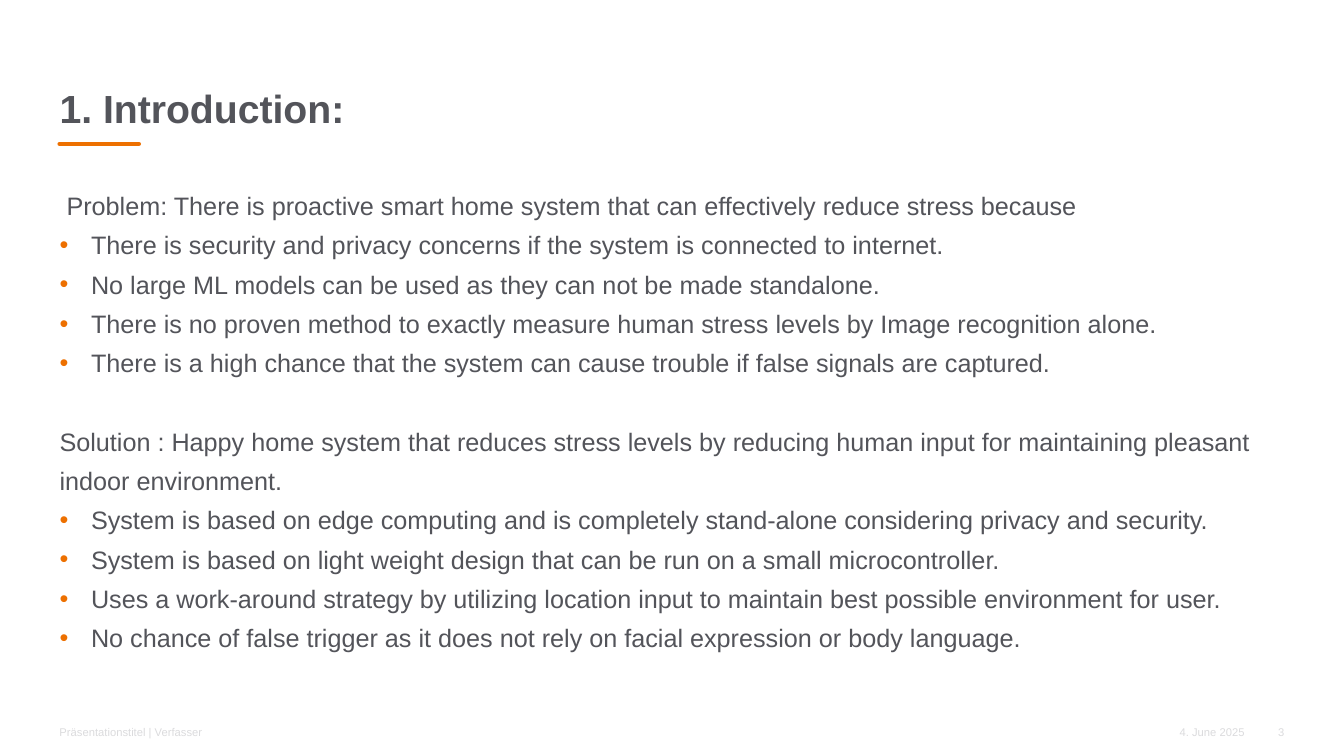
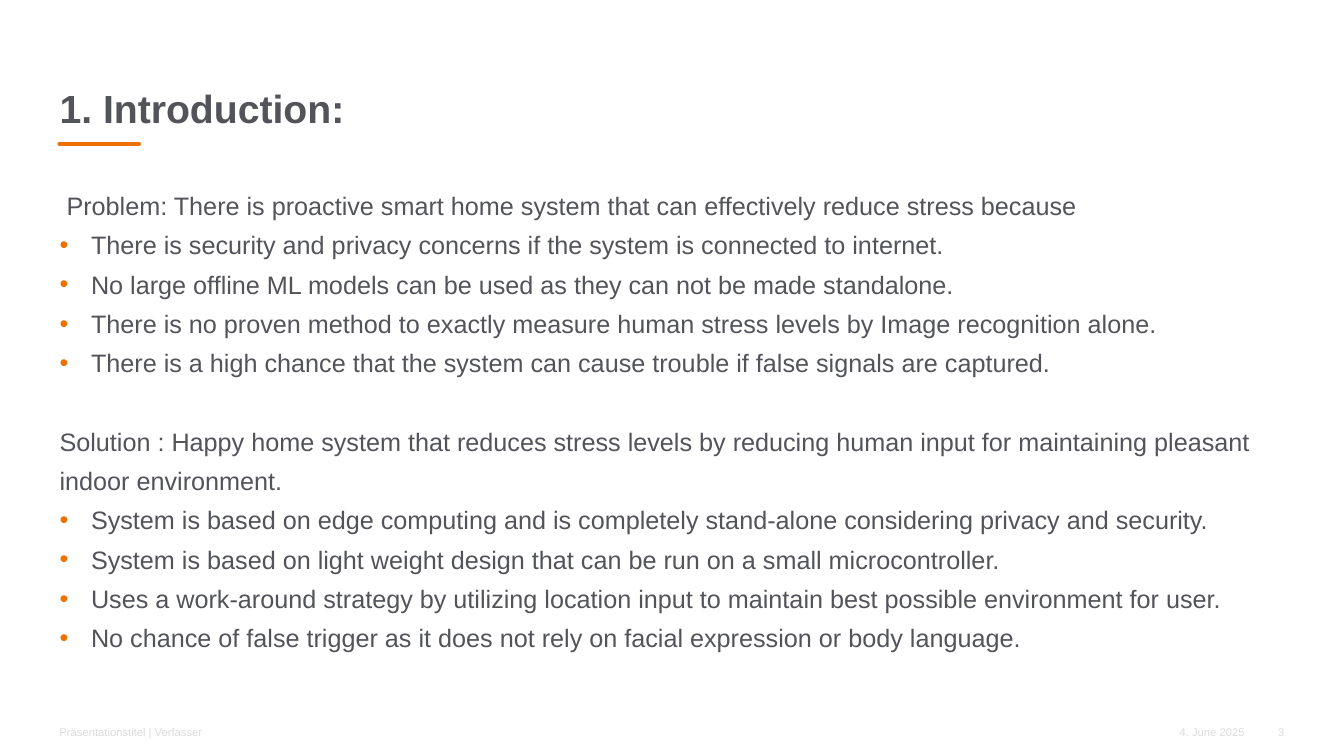
Before and after one commit to ProgrammerTabish/HappyHomeIndustry4.0Project, a slide deck: slide 3 of Happy_Home_Final.pptx. Drawn at 1344x756 pixels with LibreOffice and Linux fonts; fonts in the diff are those of the drawing; background and template pictures are left out. Boxes give left, top, right and bottom in pixels: in the first picture for what was removed or moved away, otherwise in the second. Text is boxed around its words. In the diff, an @@ line names an element or a change of style, - is before the commit and + after.

Commit message:
Added ppt

```diff
--- a/Happy_Home_Final.pptx
+++ b/Happy_Home_Final.pptx
@@ text at (91,275,953,299): text changed @@
-• No large ML models can be used as they can not be made standalone.
+• No large offline ML models can be used as they can not be made standalone.
```
Also in this commit, not shown: 5 other slides changed, 4 slides added, 1 slide removed, 2 other files.
